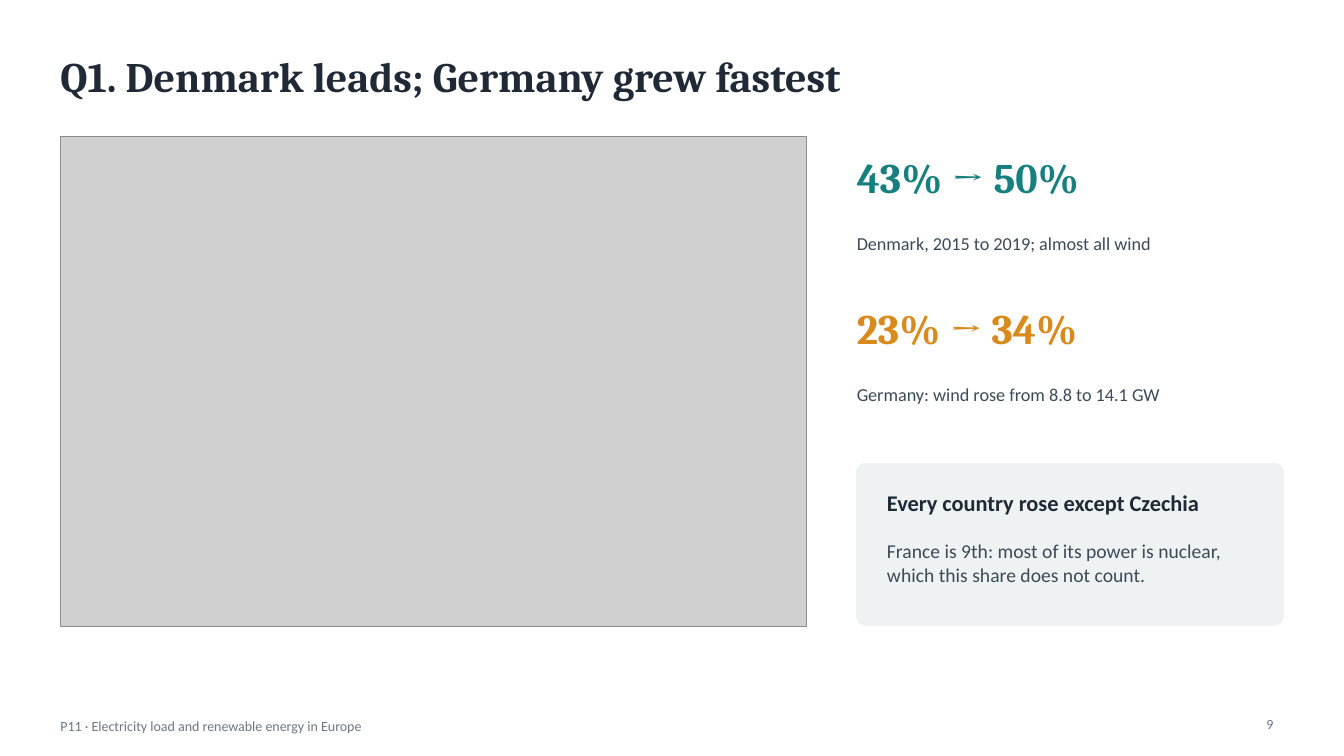
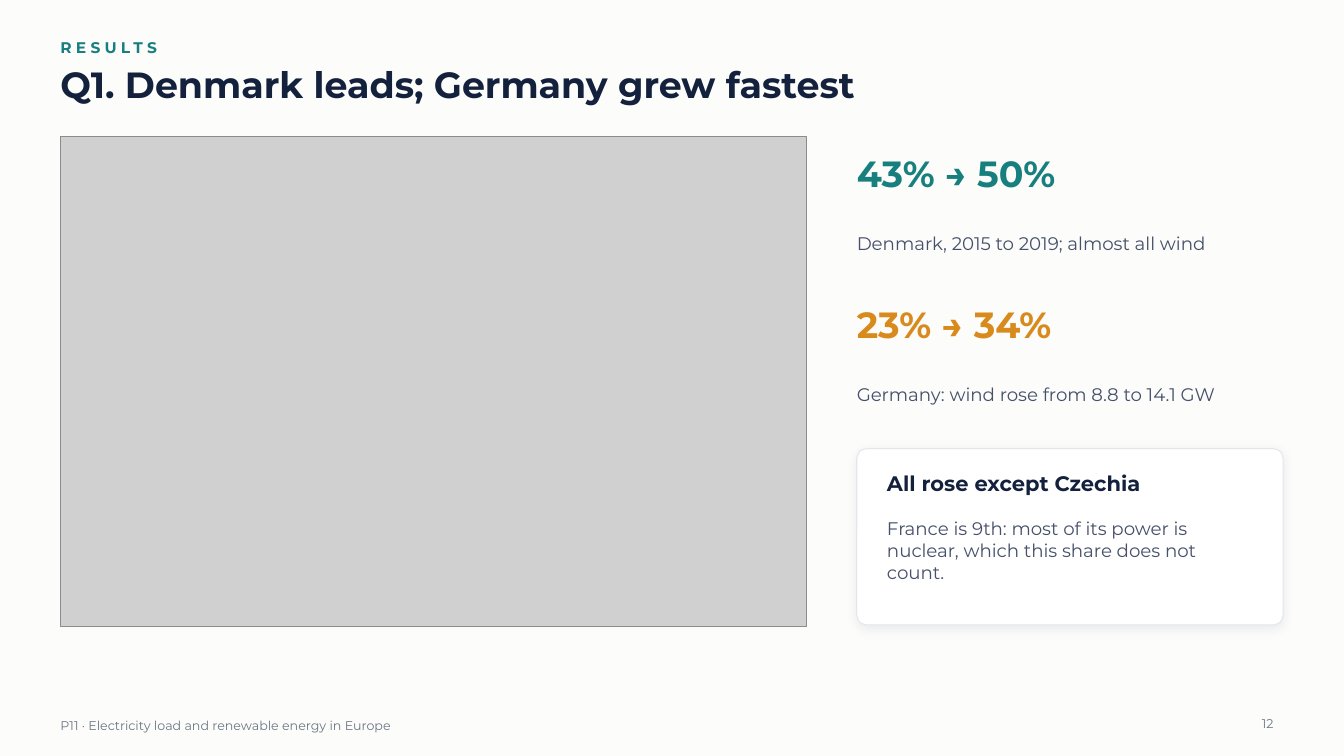
Before and after one commit to krishmungase/P11-Energy, a slide deck: slide 12 of slides/P11_Energy_Presentation.pptx (slide 9 before the commit). Drawn at 1344x756 pixels with LibreOffice and Linux fonts; fonts in the diff are those of the drawing; grey boxes stand for pictures. Boxes give left, top, right and bottom in pixels: in the first picture for what was removed or moved away, otherwise in the second. Text is boxed around its words. In the diff, an @@ line names an element or a change of style, - is before the commit and + after.

Commit message:
Slides: new design with Montserrat, section dividers and a PDF copy
- dark cover and four numbered section dividers, section label above
  each title, white cards on the same surface colour as the charts
- Montserrat for all text; the PDF has the font embedded, for PCs where
  Montserrat is not installed
- fixed text that overflowed its card with the wider font

```diff
--- a/slides/P11_Energy_Presentation.pptx
+++ b/slides/P11_Energy_Presentation.pptx
@@ background #FFFFFF to #FCFCFB @@
@@ text added at [60,33,867,62], 11 pt, text #17807F, bold @@
+RESULTS
@@ title "Q1. Denmark leads; Germany grew ...": place and size @@
-title "Q1. Denmark leads; Germany grew ..." at [60,62,841,102]
+title "Q1. Denmark leads; Germany grew ..." at [60,70,855,106]
@@ title "Q1. Denmark leads; Germany grew ..." at [60,70,855,106]: size 30 to 26 pt, font Cambria to Montserrat, text colour #1F2A36 to #14213D; vertical alignment middle to top @@
@@ text "43% → 50%" at [857,161,1055,188]: size 30 to 26 pt, font Cambria to Montserrat @@
@@ text "Denmark, 2015 to 2019; almost ..." at [857,236,1206,253]: font Calibri to Montserrat, text colour #3C4A58 to #45506A @@
@@ text "23% → 34%" at [857,312,1051,339]: size 30 to 26 pt, font Cambria to Montserrat @@
@@ text "Germany: wind rose from 8.8 ..." at [857,387,1215,405]: font Calibri to Montserrat, text colour #3C4A58 to #45506A @@
@@ rounded rectangle: place and size @@
-rounded rectangle at [857,464,1284,625]
+rounded rectangle at [857,449,1284,625]
@@ rounded rectangle at [857,449,1284,625]: fill #EEF2F3 to #FFFFFF; outline #EEF2F3 1 pt to #E3E7EC 0.75 pt; shadow on; proportions changed @@
@@ text at [887,474,1141,495]: text changed; size 16 to 15 pt; font Calibri to Montserrat; text colour #1F2A36 to #14213D @@
-Every country rose except Czechia
+All rose except Czechia
@@ text "France is 9th: most of ...": place and size @@
-text "France is 9th: most of ..." at [887,544,1221,582]
+text "France is 9th: most of ..." at [887,521,1196,579]
@@ text "France is 9th: most of ..." at [887,521,1196,579]: size 14 to 13 pt, font Calibri to Montserrat, text colour #3C4A58 to #45506A @@
@@ text "P11 · Electricity load and ..." at [60,720,391,733]: size 10 to 9 pt, font Calibri to Montserrat @@
@@ page number at [1262,719,1274,728]: text changed; size 10 to 9 pt; font Calibri to Montserrat @@
-9
+12
```
Also in this commit, not shown: 16 other slides changed, 4 slides added, 3 other files.
